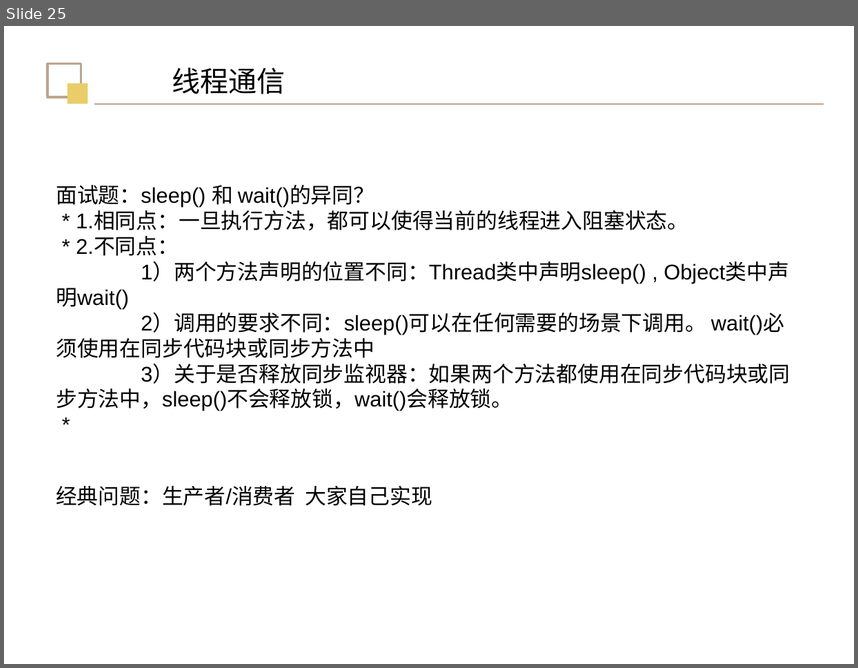
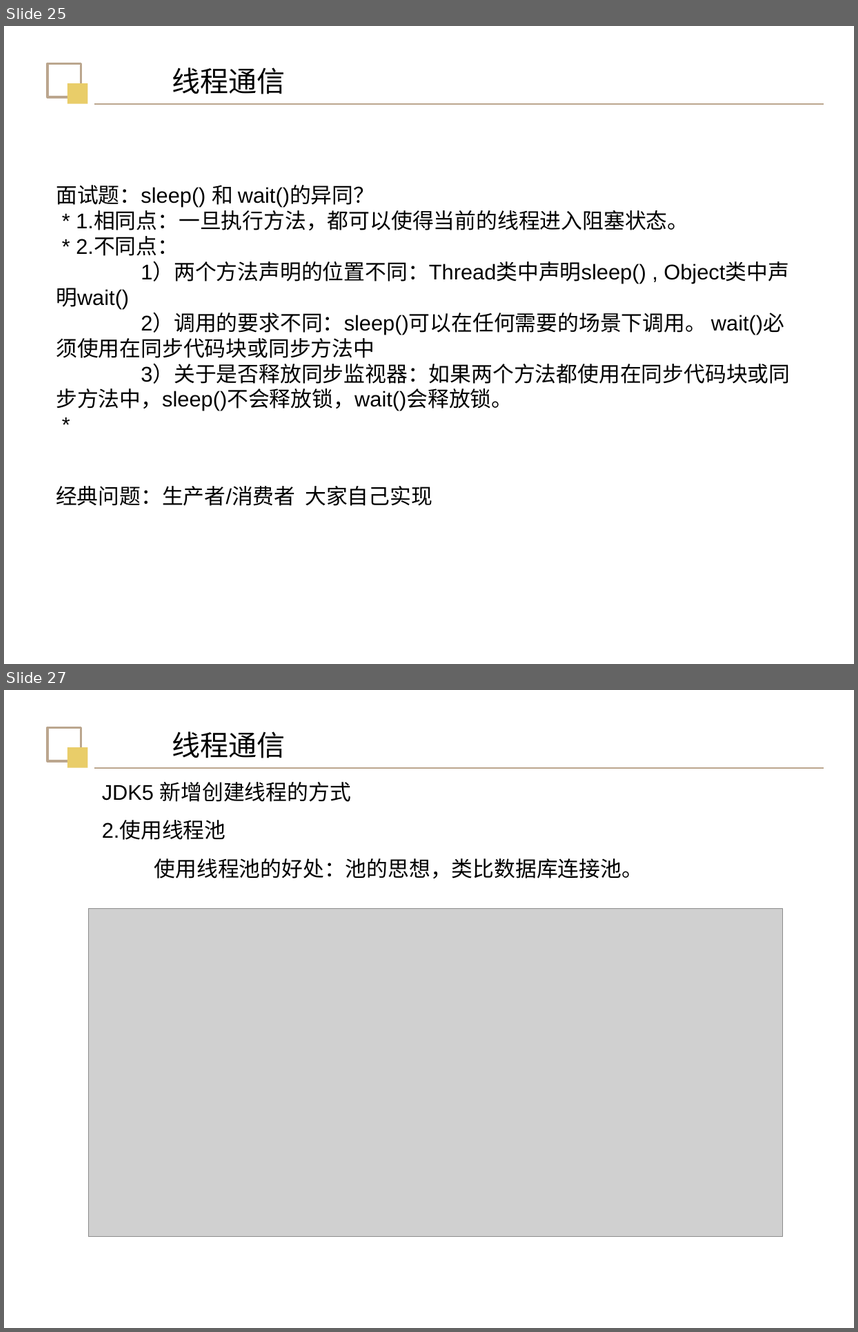
Before and after one commit to Yao-gh/MyNotes, a slide deck: JavaSE/多线程/多线程.pptx. Shown one above the other, each under a label of ours: slide 25 before the commit, slides 25 and 27 after it; the slides between them are not shown. The pictures are 858x668 and 858x1332 pixels, drawn with LibreOffice and Linux fonts; fonts in the diff are those of the drawing; grey boxes stand for pictures. Boxes give left, top, right and bottom in pixels: in the first picture for what was removed or moved away, otherwise in the second. Text is boxed around its words. In the diff, an @@ line names an element or a change of style, - is before the commit and + after.

```diff
--- a/JavaSE/多线程/多线程.pptx
+++ b/JavaSE/多线程/多线程.pptx
@@ slide 27 added at (x1=4, y1=690, x2=854, y2=1328), background #FFFFFF @@
@@ rectangle added at (x1=47, y1=727, x2=81, y2=760), outline #BBA68E 2 pt @@
@@ rectangle added at (x1=67, y1=748, x2=87, y2=768), fill #E9CD69 @@
@@ text added at (x1=172, y1=731, x2=285, y2=758), 24 pt, text #000000 @@
+线程通信
@@ line added from (94, 767) to (824, 767), #BBA68E 1.25 pt @@
@@ text added at (x1=102, y1=782, x2=643, y2=878), 18 pt, text #000000 @@
+JDK5 新增创建线程的方式
+2.使用线程池
+使用线程池的好处：池的思想，类比数据库连接池。
@@ picture added at (x1=88, y1=909, x2=783, y2=1236) @@
```
Also in this commit, not shown: 3 slides changed, 1 other slide added, 3 other files.
